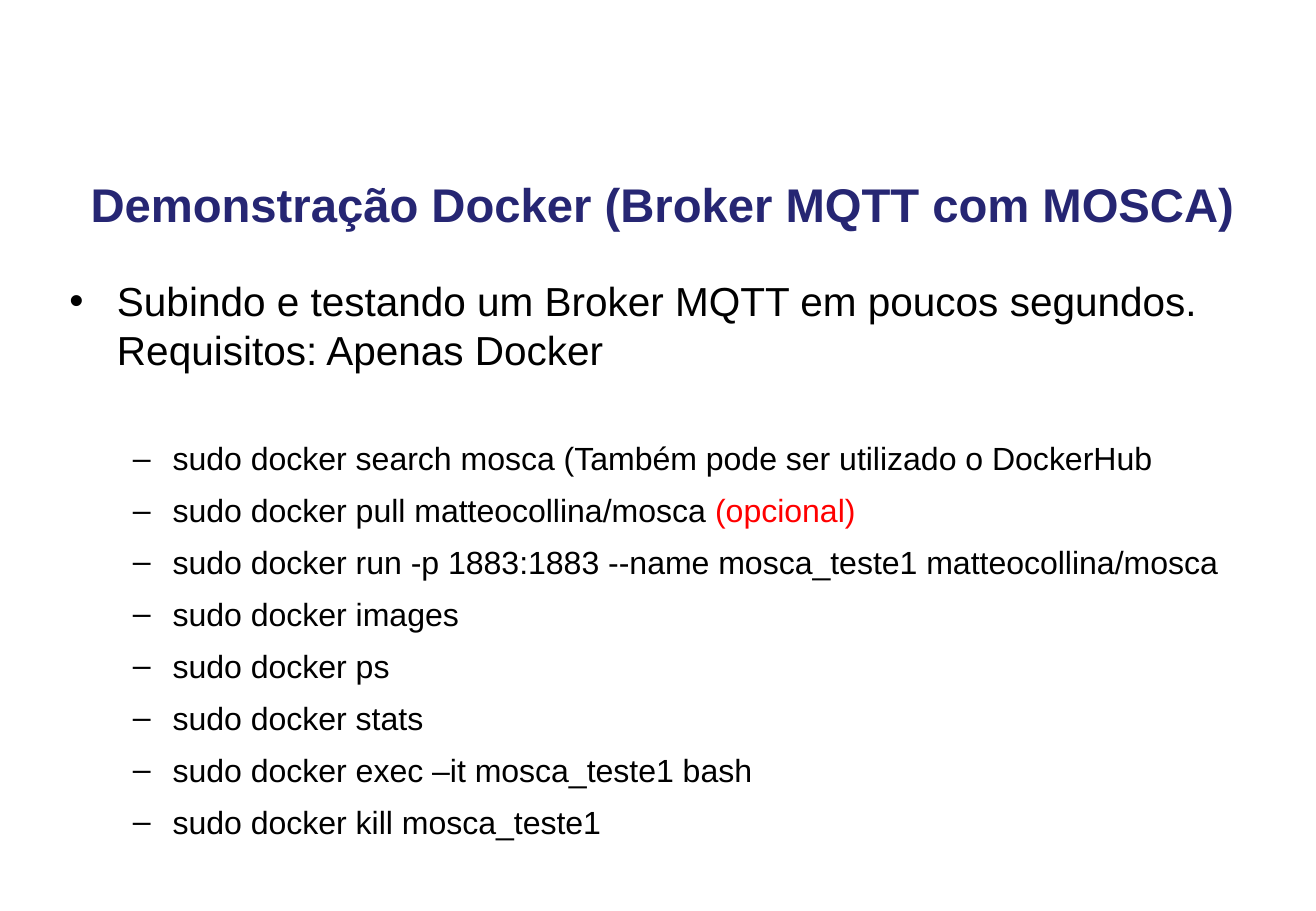
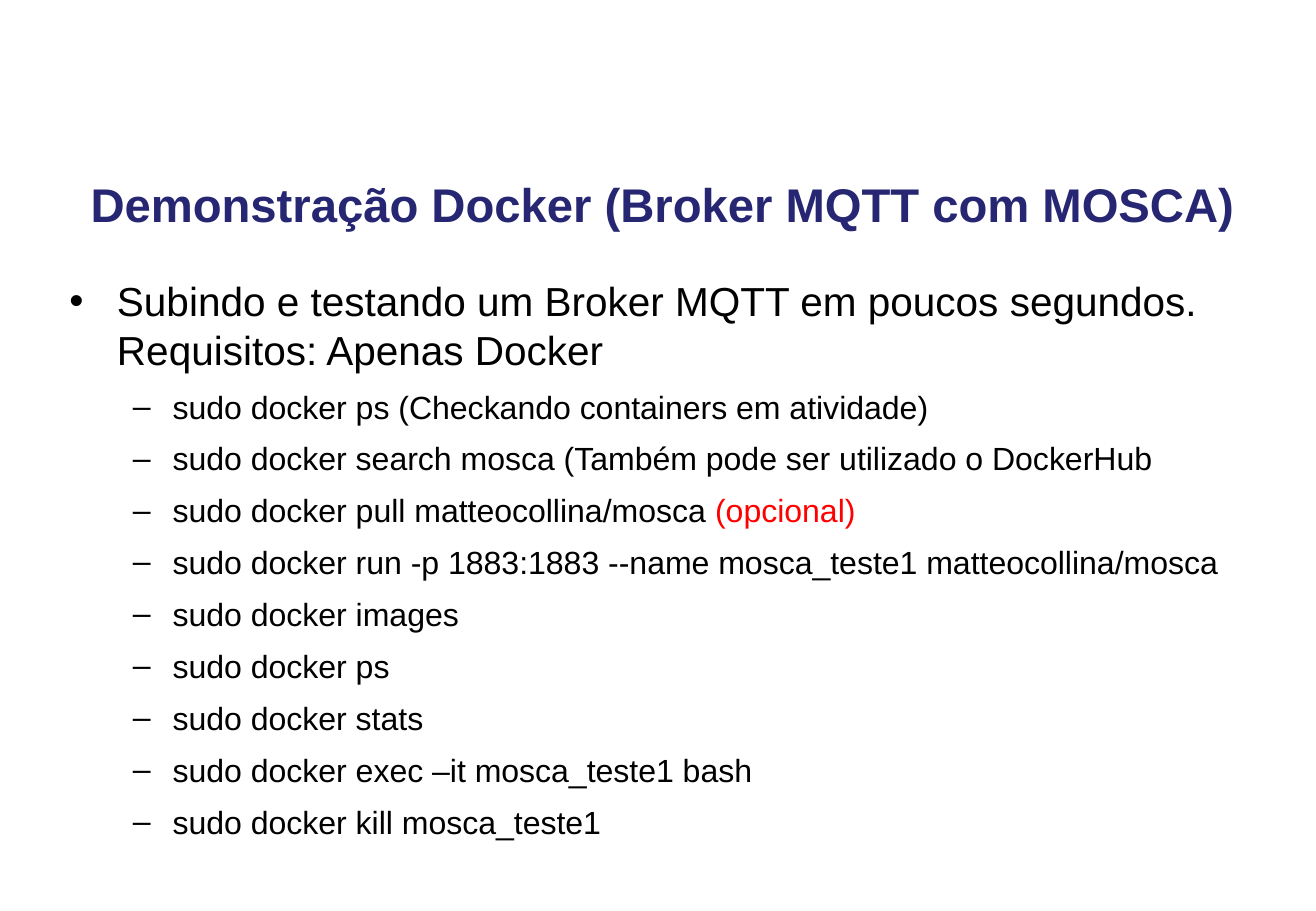
Before and after one commit to tuliovileladias/DEMO_DOCKER, a slide deck: slide 15 of Apresentacao Docker.ppt. Drawn at 1316x911 pixels with LibreOffice and Linux fonts; fonts in the diff are those of the drawing; background and template pictures are left out. Boxes give left, top, right and bottom in pixels: in the first picture for what was removed or moved away, otherwise in the second. Text is boxed around its words. In the diff, an @@ line names an element or a change of style, - is before the commit and + after.

```diff
--- a/Apresentacao Docker.ppt
+++ b/Apresentacao Docker.ppt
@@ text at (173,395,928,425): paragraph added @@
+  – sudo docker ps (Checkando containers em atividade)
```
Also in this commit, not shown: 5 other slides changed.
